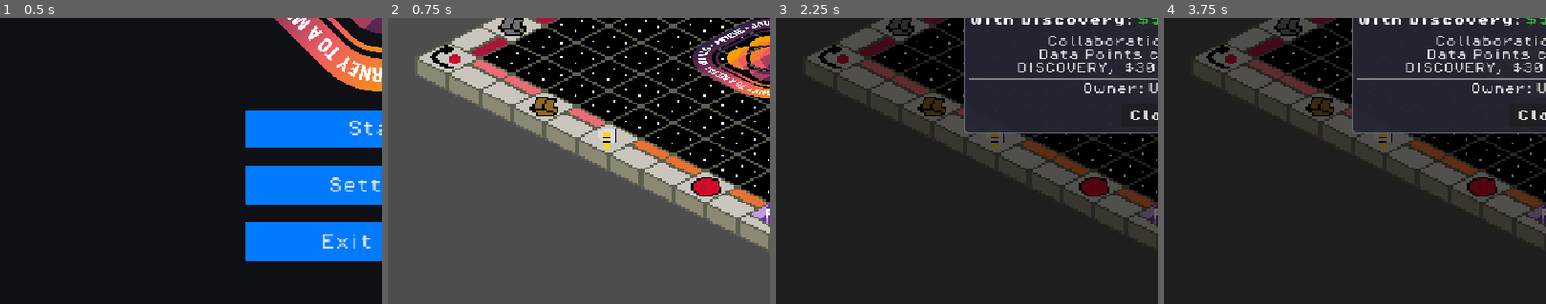
Above: before the commit, frames 1-4 (left to right).
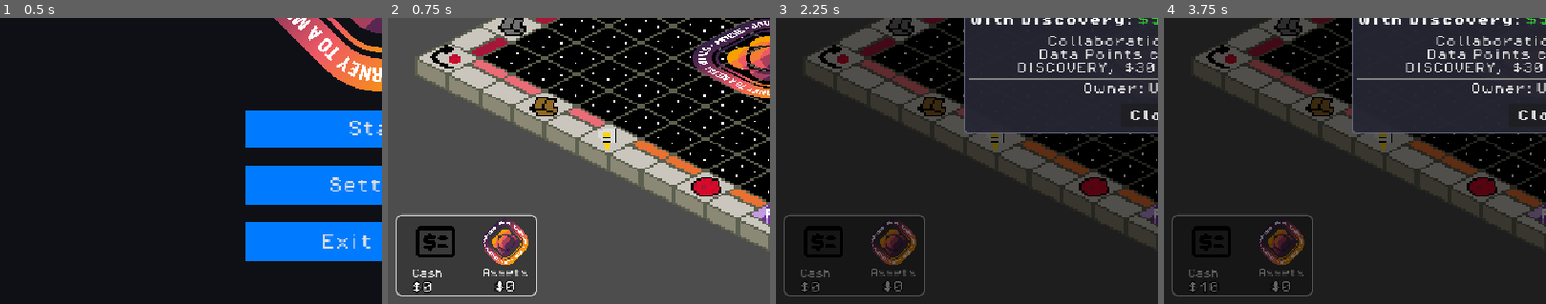
Above: after the commit, the same moments.

Repository: MissionToPsyche-Platinum/platinum_24d_game_psycheopoly-psb
Game: Godot game, scene res://scenes/StartMenu.tscn
Same seed, same stepped clock (60 frames per second), same inputs: the game is played once before the commit and once after it.
Inputs (mouse positions are % of the whole screen's width and height, from its top left):
- Up to frame 1 (0.5 s): no input
- Up to frame 2 (0.75 s): click "Start" at 0.5 s
- Up to frame 3 (2.25 s): click "Roll" at 1.25 s; click "Details" at 2 s
- Up to frame 4 (3.75 s): click "Purchase" at 2.75 s; tap Enter at 3.5 s; move the mouse to (72, 45) at 3.52 s; hold Right from 3.53 s (still down); tap C at 3.6 s; click (72, 45) at 3.67 s
The pictures show only the part of the screen within x 0-50%, y 50-100%; the shares and areas given below are measured in that part.

Frame 1 is identical in both runs. In frame 2, 2.9% of the frame differs, in the area x 2-39%, y 68-98%; in frame 3, 2.1%; in frame 4, 2.1%.

Commit message:
feat: integrate Money HUD into the game board

Diff:
--- a/scenes/MoneyHUD.tscn
+++ b/scenes/MoneyHUD.tscn
@@ -27,12 +27,14 @@
 
 [node name="Panel" type="Panel" parent="."]
 layout_mode = 1
-anchors_preset = 1
-anchor_left = 1.0
-anchor_right = 1.0
-offset_left = -320.0
-offset_bottom = 110.0
-grow_horizontal = 0
+anchors_preset = 2
+anchor_top = 1.0
+anchor_bottom = 1.0
+offset_left = 10.0
+offset_top = -120.0
+offset_right = 200.0
+offset_bottom = -10.0
+grow_vertical = 0
 theme_override_styles/panel = SubResource("StyleBoxFlat_k0qt1")
 
 [node name="ContentMargin" type="MarginContainer" parent="Panel"]
--- a/scripts/core/board.gd
+++ b/scripts/core/board.gd
@@ -14,6 +14,10 @@
 # Dice roll UI reference and scene
 const DiceRollPanelScene = preload("res://scenes/DiceRollPanel.tscn")
 var dice_roll_ui: Control = null
+
+# Money HUD reference and scene
+const MoneyHUDScene = preload("res://scenes/MoneyHUD.tscn")
+var money_hud: Control = null
 
 # Mouse interaction state
 var hovered_tile: Vector2i = Vector2i(-1, -1)
@@ -46,6 +50,9 @@
 	# Instantiate the dice roll UI
 	_setup_dice_roll_ui()
 
+	# Instantiate the money HUD
+	_setup_money_hud()
+
 	# Connect piece's space_changed signal to update the panel (only when no tile selected)
 	if space_info_panel:
 		piece.space_changed.connect(_on_piece_space_changed)
@@ -72,6 +79,20 @@
 
 	# Connect the dice_rolled signal to move the piece
 	dice_roll_ui.dice_rolled.connect(_on_dice_rolled)
+
+
+func _setup_money_hud() -> void:
+	# Create a CanvasLayer to hold the money HUD (ensures it's always on top)
+	var canvas_layer = CanvasLayer.new()
+	canvas_layer.name = "MoneyHUDLayer"
+	canvas_layer.layer = 9  # Just below dice UI layer
+
+	# Instantiate the money HUD
+	money_hud = MoneyHUDScene.instantiate()
+	canvas_layer.add_child(money_hud)
+
+	# Add to scene tree
+	get_tree().root.call_deferred("add_child", canvas_layer)
 
 
 func _initial_panel_update() -> void:
